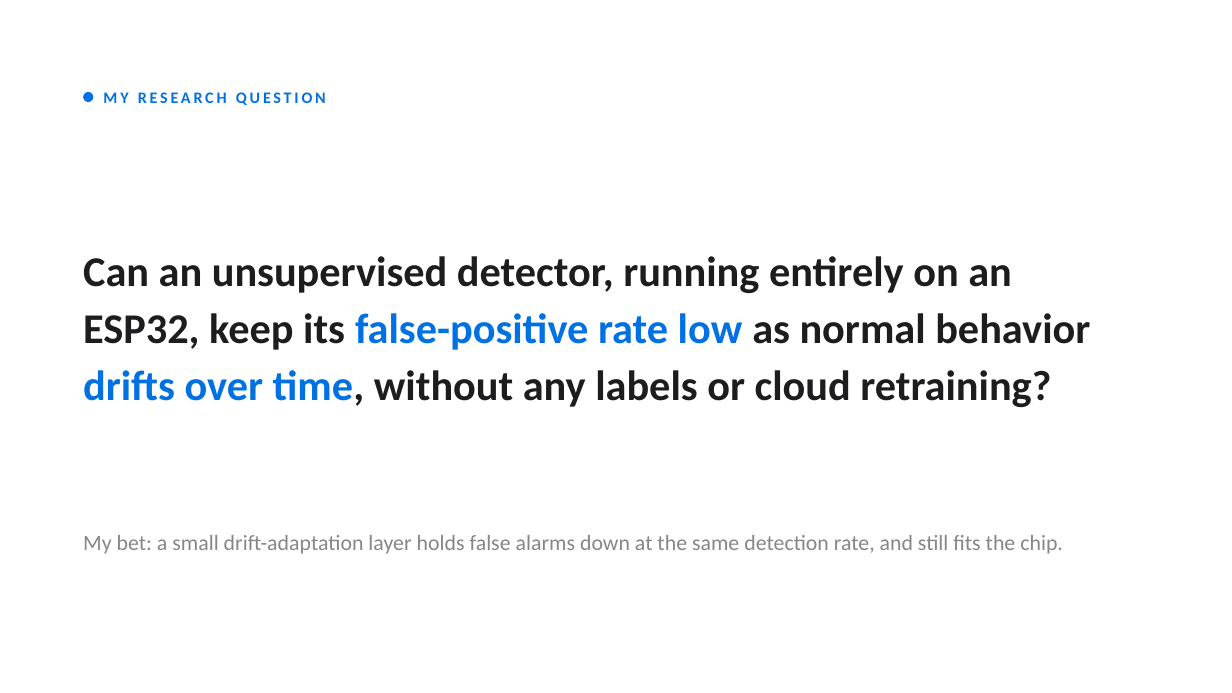
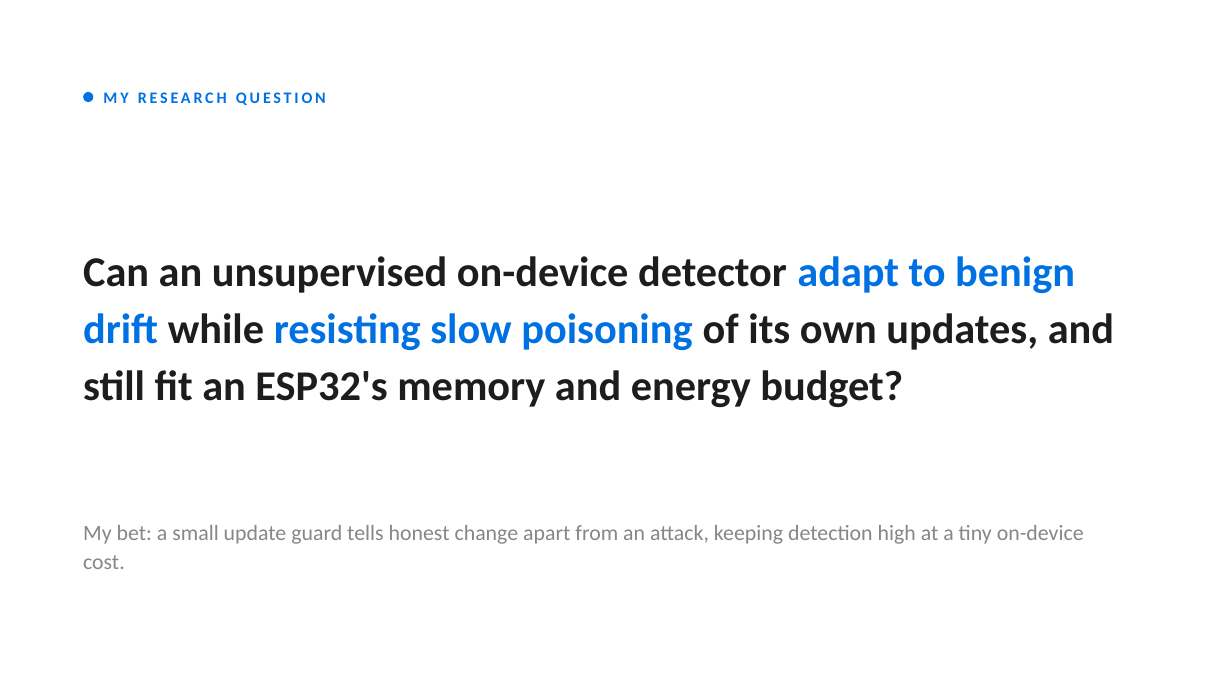
Before and after one commit to IOT-snu/brainstorming, a slide deck: slide 4 of CSD457_First_Presentation.pptx. Drawn at 1232x693 pixels with LibreOffice and Linux fonts; fonts in the diff are those of the drawing. Boxes give left, top, right and bottom in pixels: in the first picture for what was removed or moved away, otherwise in the second. Text is boxed around its words. In the diff, an @@ line names an element or a change of style, - is before the commit and + after.

Commit message:
Evolve topic to Poison-Resilient On-Device Intrusion Detection for Drifting IoT
Reframe around the adversarial angle: an attacker who slowly poisons the
detector's own adaptation (boiling-frog attack), plus a lightweight on-device
defense. Adds the attack, the robust update guard, attack-resilience metrics,
and the Group G-04 authors (Rishit Kamboj and Farhan Naik).

```diff
--- a/CSD457_First_Presentation.pptx
+++ b/CSD457_First_Presentation.pptx
@@ text at (83, 256, 1114, 407): text changed @@
-Can an unsupervised detector, running entirely on an ESP32, keep its false-positive rate low as normal behavior drifts over time, without any labels or cloud retraining?
+Can an unsupervised on-device detector adapt to benign drift while resisting slow poisoning of its own updates, and still fit an ESP32's memory and energy budget?
@@ text at (83, 525, 1084, 569): text changed @@
-My bet: a small drift-adaptation layer holds false alarms down at the same detection rate, and still fits the chip.
+My bet: a small update guard tells honest change apart from an attack, keeping detection high at a tiny on-device cost.
```
Also in this commit, not shown: 7 other slides changed, 1 other file.
